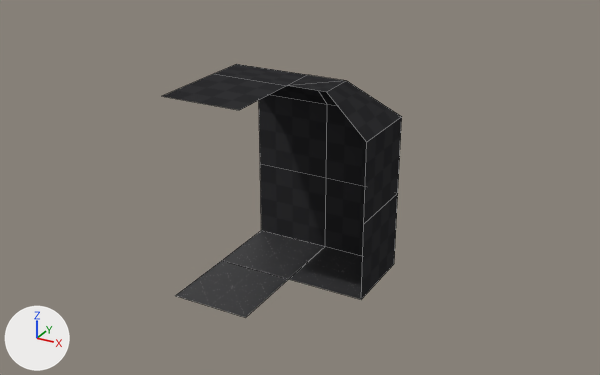
Renders of the Blender file tiled-dungeon-devloglogan/tileset.blend from each side of a commit.
One viewpoint serves both versions: a 50 mm lens placed at (4.99, -8.36, 5.22), pointed at (0.53, -0.25, 1.16). Lighting does not change. The marker at lower left points along +X, +Y and +Z. Mesh edges are drawn as thin lines.
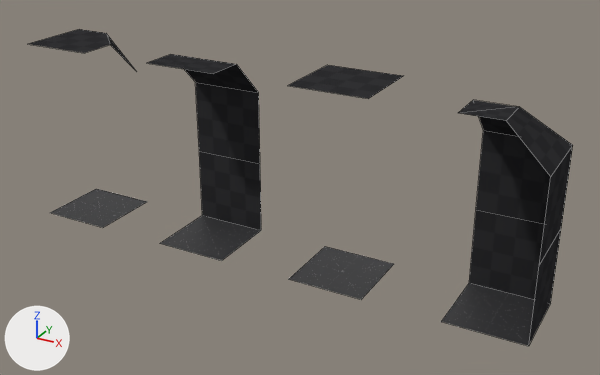
Boxes [x1, y1, x2, y2] around the edits, measured in the pictures (600 x 375 px):
'Plane.001', moved: before [288, 75, 402, 299]; after [441, 100, 573, 346]
'Plane', moved: before [214, 64, 327, 279]; after [148, 54, 261, 261]
'Plane.002', deleted (black): before [163, 74, 288, 317]
    faces in mat_material_002 (picture img_floor_png): [175, 261, 288, 317]
    faces in mat_material_001 (picture img_bricks_png): [163, 74, 286, 110]
'floor-col', added: after [288, 65, 403, 299]
    faces in mat_material_002 (picture img_floor_png): [289, 247, 394, 299]
    faces in mat_material_001 (picture img_bricks_png): [288, 65, 403, 99]
'corner-out-col', added: after [29, 29, 147, 228]
    faces in mat_material_002 (picture img_floor_png): [51, 189, 147, 228]
    faces in mat_material_001 (picture img_bricks_png): [29, 29, 136, 71]

What the commit changed:
Mesh me_plane_004 is new.
It has 12 vertices, 4 faces and spans x -1.0..1.0, y -1.0..1.0, z 0.0..5.0.
Faces by material slot: [3, 1].
It uses material mat_material_001 (picture img_bricks_png).
It uses material mat_material_002 (picture img_floor_png).
Mesh me_plane_002_1 is new.
It has 10 vertices, 3 faces and spans x -0.5..0.5, y -0.5..0.5, z 0.0..2.5.
Faces by material slot: [2, 1].
It uses material mat_material_001 (picture img_bricks_png).
It uses material mat_material_002 (picture img_floor_png).
Object 'Plane' (ob_plane) moves from (0.0, 0.0, 0.0) to (-1.0, 0.0, 0.0).
Object 'Plane.001' (ob_plane_001) moves from (1.0, 0.0, 0.0) to (3.0, 0.0, 0.0).
Object 'Plane.002' (ob_plane_002) is deleted.
Object 'corner-out-col' (ob_corner_out_col) is new; it shows me_plane_004.
Its location is (-3.0, 0.0, 0.0).
Its scale is (0.5, 0.5, 0.5).
Object 'floor-col' (ob_floor_col) is new; it shows me_plane_002_1.
Its location is (1.0, 0.0, 0.0).
